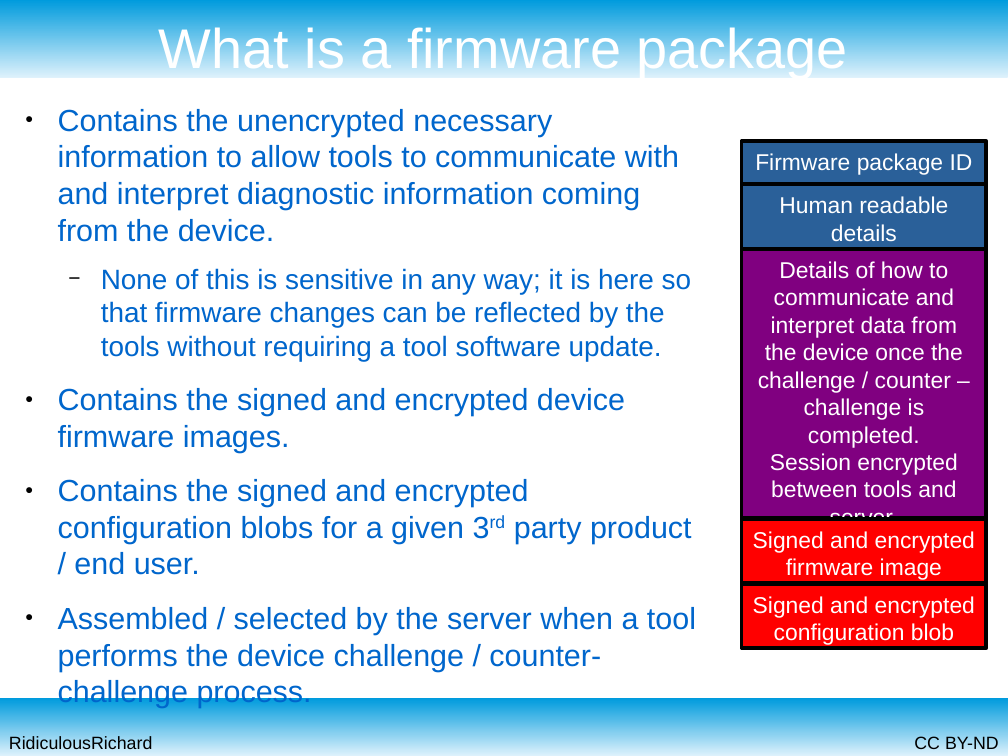
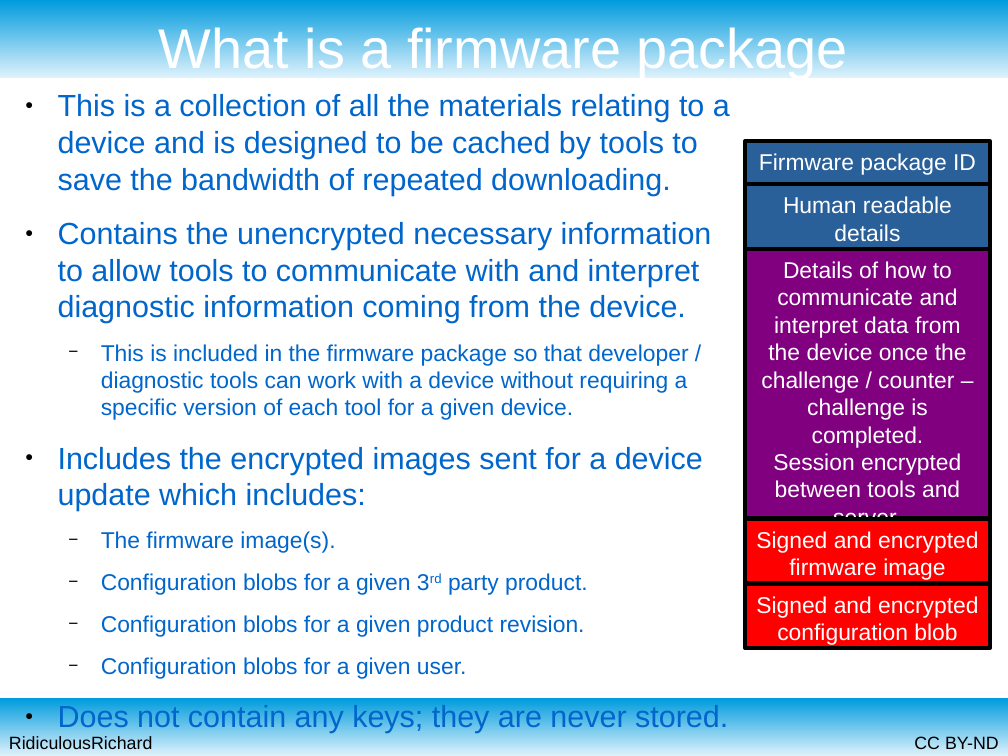
Before and after one commit to RidiculousRichard/presentations, a slide deck: slide 17 of 12 steps to firmware packages.odp (slide 13 before the commit). Drawn at 1008x756 pixels with LibreOffice and Linux fonts; fonts in the diff are those of the drawing. Boxes give left, top, right and bottom in pixels: in the first picture for what was removed or moved away, otherwise in the second. Text is boxed around its words. In the diff, an @@ line names an element or a change of style, - is before the commit and + after.

Commit message:
Expanded the 12 steps to firmware packages presentation

```diff
--- a/12 steps to firmware packages.odp
+++ b/12 steps to firmware packages.odp
@@ text "This is a collection of ...": place and size @@
-text "This is a collection of ..." at (58, 109, 696, 671)
+text "This is a collection of ..." at (58, 94, 730, 679)
@@ text at (58, 94, 730, 195): paragraph added @@
+● This is a collection of all the materials relating to a device and is designed to be cached by tools to save the bandwidth of repeated downloading.
@@ text at (58, 344, 703, 679): text changed; size 24 to 18 pt @@
-  − None of this is sensitive in any way; it is here so that firmware changes can be reflected by the tools without requiring a tool software update.
-● Contains the signed and encrypted device firmware images.
-● Contains the signed and encrypted configuration blobs for a given 3rd party product / end user.
-● Assembled / selected by the server when a tool performs the device challenge / counter-challenge process.
+  − This is included in the firmware package so that developer / diagnostic tools can work with a device without requiring a specific version of each tool for a given device.
+● Includes the encrypted images sent for a device update which includes:
+  − The firmware image(s).
+  − Configuration blobs for a given 3rd party product.
+  − Configuration blobs for a given product revision.
+  − Configuration blobs for a given user.
+● Does not contain any keys; they are never stored.
@@ 5 rectangles: place and size @@
-5 rectangles at (742, 141, 987, 649)
+5 rectangles at (745, 141, 991, 649)
```
Also in this commit, not shown: 6 other slides changed, 5 slides added, 1 slide removed.
